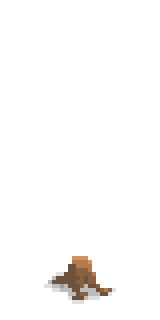
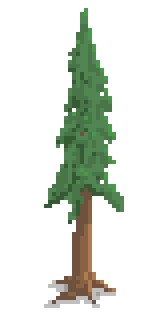
The second 160 x 320 image is a revision of the first. Changes to its layers:
added layer "Layer 5" in group "Tree" over bbox(44, 8, 124, 224)
added layer "Layer 6" in group "Tree" over bbox(52, 132, 116, 304)
hid "chopped stump" over bbox(52, 256, 112, 300)
added layer "shadows2" (50%) in group "Tree" over bbox(44, 280, 116, 308)
hid "stump shadows" over bbox(44, 272, 116, 304)
